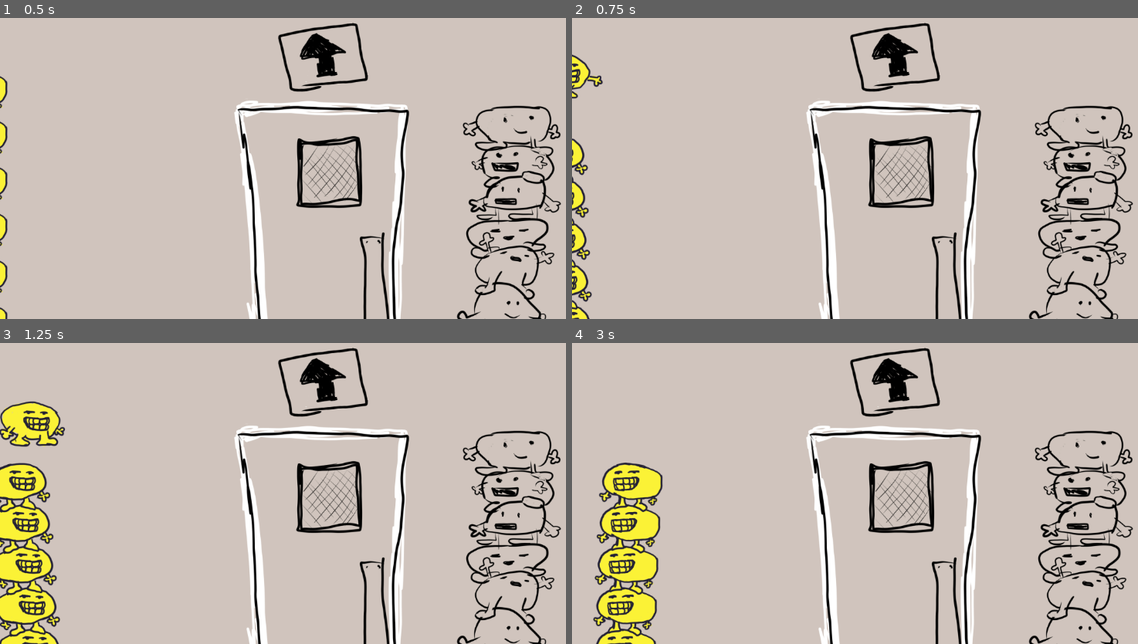
Above: before the commit, frames 1-4 (two rows, left to right).
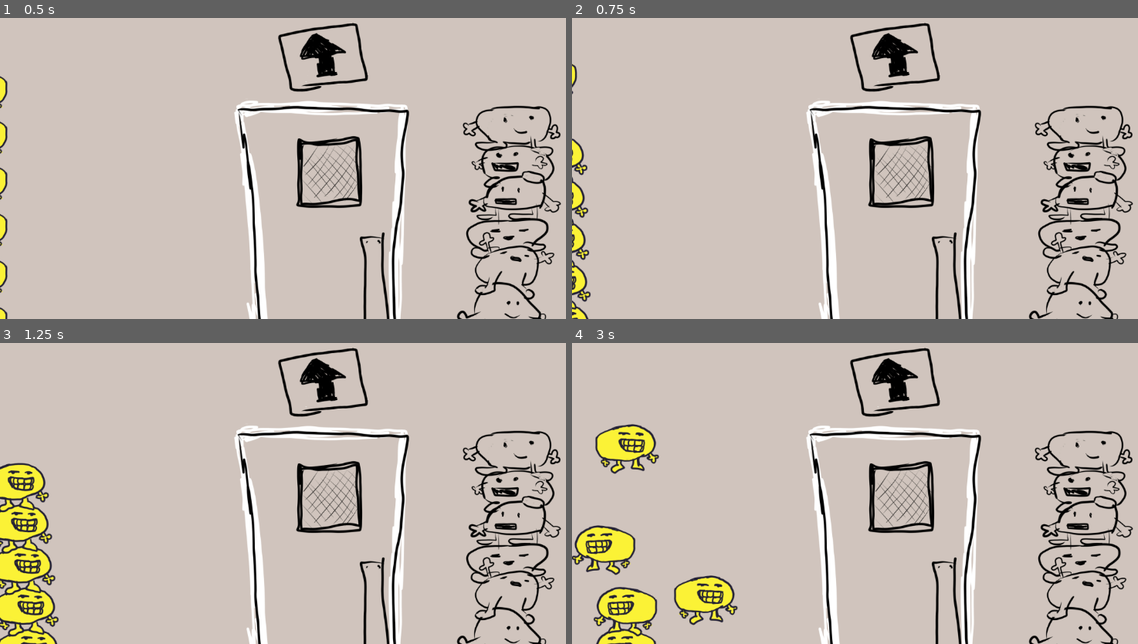
Above: after the commit, the same moments.

Repository: JCoMcL/gourt-game
Game: Godot game, scene res://level sketch.tscn
The game is run twice, just before and just after one commit, with the same random seed, the same clock (stepped at 60 frames per second) and the same inputs.
Inputs:
- Up to frame 1 (0.5 s): no input
- Up to frame 2 (0.75 s): hold Right (go right) from 0.53 s (still down); hold Space (break stack) from 0.53 s (still down)
- Up to frame 3 (1.25 s): keep holding Right (go right); keep holding Space (break stack)
- Up to frame 4 (3 s): release Space (break stack) at 1.28 s; tap Space (break stack) at 1.35, 2.85 s; release Right (go right) at 2.03 s; hold Left (go left) 2.03-2.78 s; hold Space (break stack) 2.03-2.78 s; hold Right (go right) from 2.78 s (still down)

Frame 1 is identical in both runs. In frame 2, 0.9% of the frame differs, in the area x 0-6%, y 12-100%; in frame 3, 3.3%; in frame 4, 6.9%, in the area x 0-30%, y 26-98%.

Commit message:
improve code and logic of nwe master-goon input system

Diff:
--- a/goon.gd
+++ b/goon.gd
@@ -4,12 +4,8 @@
 class Commands:
 	var walk: float
 	# and obviously whatever else we end up needing
-	func from_input(inp: Input):
-		walk = inp.get_axis("go left", "go right")
 
-var commands = Commands.new()
-
-func command(ev: InputEvent):
+func command(commands: Commands) -> void:
 	pass
 
 var master: Master
--- a/gourt.gd
+++ b/gourt.gd
@@ -70,6 +70,8 @@
 
 func break_stack(impulse_scale: int = 1) -> void:
 	disarray = true
+	if master:
+		master.nominate(foot_friend)
 	foot_friend = null
 	velocity += Vector2(
 		triangular_distribution(-2, 2),
@@ -79,16 +81,16 @@
 func snap_to(target:Vector2, delta:float, snappiness:float = 600, sharpness:float = 0.3):
 	velocity = velocity.move_toward((target - position) * sharpness / delta, snappiness)
 
-func get_move_command() -> float:
-	if foot_friend:
-		foot_friend.commands = commands #FIXME: overwriting commands is not smart
-	return commands.walk
-
-func command(ev: InputEvent) -> void:
+func _input(ev: InputEvent) -> void:
 	if ev.is_action_pressed("break stack") && foot_friend:
 		break_stack(200)
 
 var walk_target: float
+func command(c: Commands) -> void:
+	if foot_friend:
+		foot_friend.command(c)
+	else:
+		walk_target = c.walk * 200
 
 func _process(delta: float) -> void:
 	set_facing(x_direction( velocity.x if foot_friend else walk_target ))
@@ -98,8 +100,6 @@
 		$Body.play("idleative")
 
 func _physics_process(delta: float) -> void:
-	walk_target = get_move_command() * 200
-
 	if !is_on_floor() && !foot_friend:
 		velocity += get_gravity() * delta
 
--- a/player.gd
+++ b/player.gd
@@ -14,19 +14,18 @@
 	if player_character:
 		player_character.under_new_management(self)
 
-func from_input(c: Goon.Commands = null) -> Goon.Commands:
+func get_commands(c: Goon.Commands = null) -> Goon.Commands:
 	if not c:
 		c = Goon.Commands.new()
 	c.walk = Input.get_axis("go left","go right")
 	return c
 
+func _process(delta):
+	player_character.command(get_commands())
 func _input(ev: InputEvent):
 	get_viewport().set_input_as_handled()
 	if player_character:
-		player_character.command(ev)
-		#TODO test performance of reusing commands instead of instantiating every frame.
-		# I have a feeling clearing commands every frame might be less bug-prone
-		player_character.commands = from_input(player_character.commands)
+		player_character._input(ev)
 
 func nominate(g: Goon):
 	player_character = g
